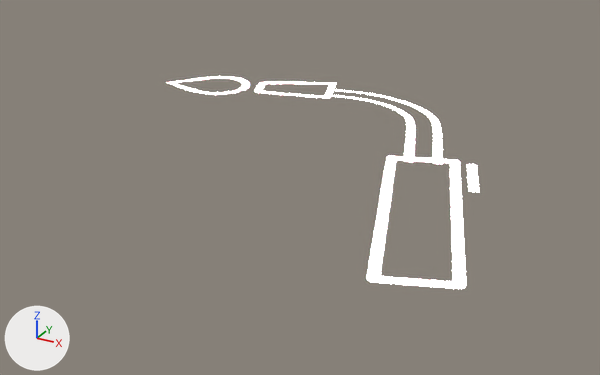
The Blender file assets/icons/source/icon.blend as it was, and as the next commit left it.
Camera for both pictures: a camera (50 mm lens) standing at (1.43, -2.59, 1.11) and looking at (0.03, -0.05, -0.16). The axes (+X, +Y, +Z) are drawn at lower left. The lights are the same throughout.
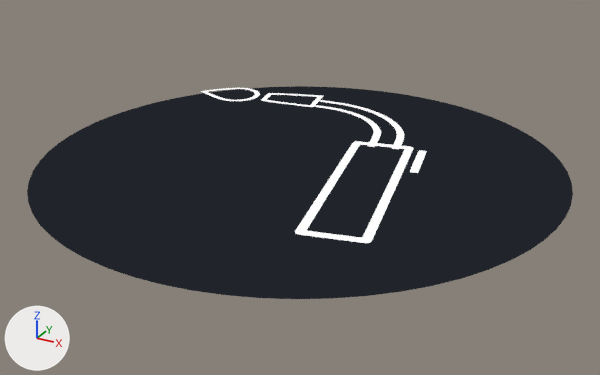
Commit message: update icon

ob_empty is not drawn itself; it is the parent of ob_plane_001, ob_circle, ob_plane_002, ob_plane_003, ob_sphere.

The change in detail:
Material 'welder' (mat_welder) is new.
Its base color is (1.0, 1.0, 1.0) (white #ffffff).
Material 'Material' (mat_material) is new.
Its base color is (0.0152, 0.0185, 0.0242) (black #21252b).
me_plane_001 has 32 vertices, 16 faces and spans x -0.131..0.13, y -0.459..0.459, z 0.0.
me_plane_001 no longer uses material mat_color_whire (white #ffffff).
me_plane_001 now uses material mat_welder (white #ffffff).
me_circle has 44 vertices, 20 faces and spans x -0.257..0.236, y -0.551..0.295, z 0.0.
me_circle is used by ob_circle; parent ob_empty; location (0.241, 0.516, -0.0121).
Before the commit, vertices of me_circle: 8 (0.236, -0.551, 0.0), 17 (0.096, -0.551, 0.0), 18 (0.201, -0.551, 0.0), 19 (0.131, -0.551, 0.0), 36 (0.236, -0.545, 0.0).
Before the commit, vertices of me_circle: 37 (0.096, -0.545, 0.0), 38 (0.201, -0.545, 0.0), 39 (0.131, -0.545, 0.0).
me_circle no longer uses material mat_color_whire (white #ffffff).
Part 1, on me_circle:
Vertices 8, 17, 18, 19, 36 to 39 of me_circle move by (0.0, 0.276, 0.0).
me_circle now uses material mat_welder (white #ffffff).
me_plane_002 has 20 vertices, 10 faces and spans x -0.204..0.15, y -0.125..0.125, z 0.0.
me_plane_002 no longer uses material mat_color_whire (white #ffffff).
me_plane_002 now uses material mat_welder (white #ffffff).
me_sphere has 71 vertices, 36 faces and spans x -0.213..0.183, y -0.145..0.145, z 0.0.
me_sphere no longer uses material mat_color_whire (white #ffffff).
me_sphere now uses material mat_welder (white #ffffff).
Mesh me_circle_001 is new.
It has 64 vertices, 1 face and spans x -1.0..1.0, y -1.0..1.0, z 0.0.
It uses material mat_material (black #21252b).
Object 'Circle' (ob_circle) moves from (0.241, 0.516, -0.0121) to (0.241, 0.24, -0.0121).
Object 'Plane.002' (ob_plane_002) moves from (-0.159, 0.754, 0.0) to (-0.127, 0.474, 0.0).
Object 'Plane.002' (ob_plane_002) is rescaled from (1.0, 1.0, 1.0) to (0.795, 0.795, 0.795).
Object 'Sphere' (ob_sphere) moves from (-0.58, 0.754, 0.0) to (-0.462, 0.474, 0.0).
Object 'Sphere' (ob_sphere) is rescaled from (1.0, 1.0, 1.0) to (0.795, 0.795, 0.795).
Object 'Empty' (ob_empty) moves from (0.0797, -0.0522, 0.0) to (-0.0688, 0.0684, 0.0).
Object 'Empty' (ob_empty) turns from (0, 0, 20) to (0, 0, 13) degrees about x, y and z.
Object 'Empty' (ob_empty) is rescaled from (1.0, 1.0, 1.0) to (0.887, 0.887, 0.887).
Object 'Circle.001' (ob_circle_001) is new; it shows me_circle_001.
Its location is (0.0, 0.0, -0.083).

What differs and where, as boxes [x1, y1, x2, y2] in the pictures (600 x 375 px; the box of a moved part takes in the faces that stretch with it):
'Circle.001', added (black): after [27, 86, 573, 299]
'Plane.001', moved, turned, rescaled: before [367, 156, 466, 289]; after [295, 141, 414, 243]
'Circle', recoloured, reshaped, moved, turned, rescaled: before [331, 89, 443, 164]; after [315, 100, 404, 149]
'Plane.002', recoloured, moved, rescaled, turned: before [254, 82, 336, 98]; after [261, 93, 323, 107]
'Sphere', recoloured, moved, rescaled, turned: before [168, 76, 250, 94]; after [201, 88, 260, 101]
'Plane.003', moved, turned, rescaled: before [467, 164, 479, 192]; after [410, 150, 427, 173]
part 1 of me_circle, moved or reshaped: before [404, 127, 443, 164]; after [367, 135, 404, 149]
